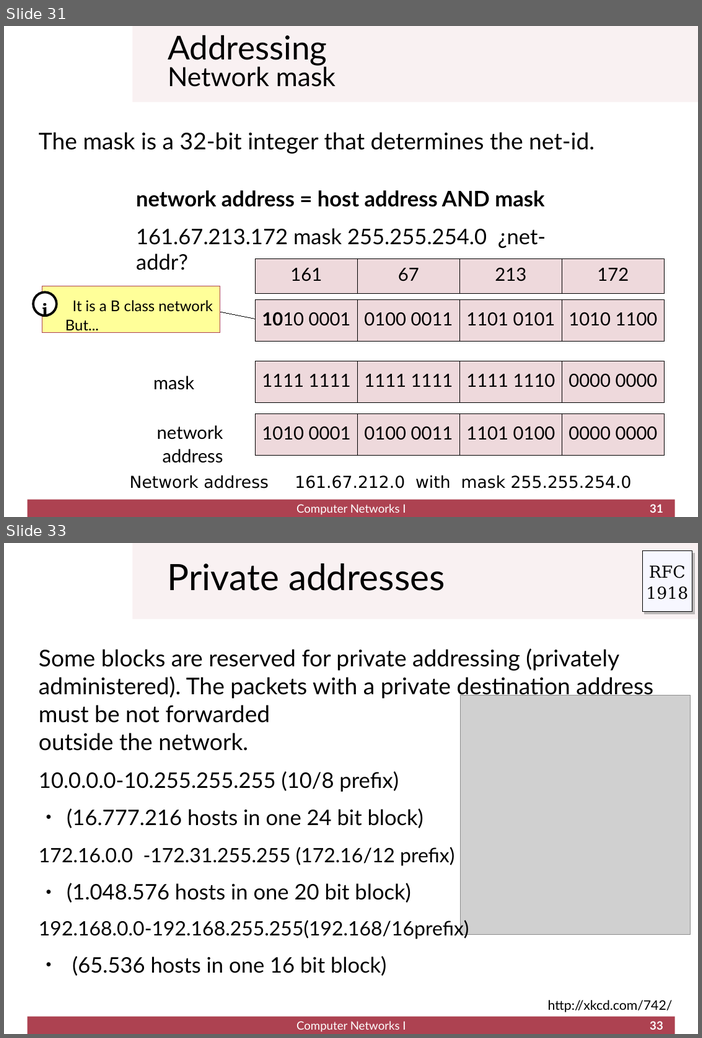
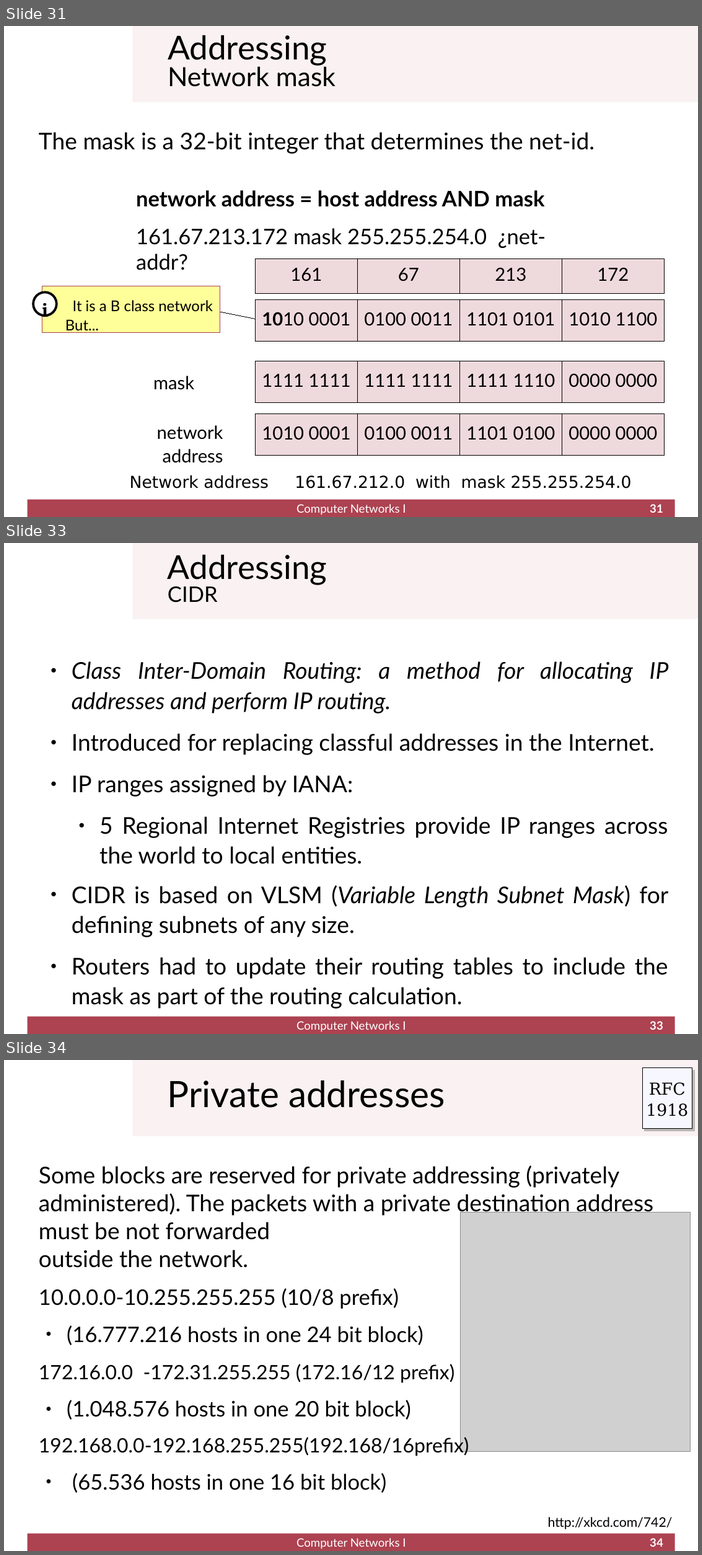
Before and after one commit to cletomartin/redes1, a slide deck: _downloads/21aa61b227b4c0dae4862a599d5031c3/network.odp. Shown one above the other, each under a label of ours: slides 31 and 33 before the commit, slides 31, 33 and 34 after it; the slides between them are not shown. The pictures are 702x1038 and 702x1555 pixels, drawn with LibreOffice and Linux fonts; fonts in the diff are those of the drawing; grey boxes stand for pictures; background and template pictures are left out. Boxes give left, top, right and bottom in pixels: in the first picture for what was removed or moved away, otherwise in the second. Text is boxed around its words. In the diff, an @@ line names an element or a change of style, - is before the commit and + after.

```diff
--- a/_downloads/21aa61b227b4c0dae4862a599d5031c3/network.odp
+++ b/_downloads/21aa61b227b4c0dae4862a599d5031c3/network.odp
@@ slide 33 added at (4, 543, 698, 1034), background #FFFFFF; not listed: 2 template elements that a slide beside it also shows @@
@@ title added at (168, 554, 327, 603), 40 pt, text #000000 @@
+Addressing
+CIDR
@@ text added at (72, 661, 669, 979), 28 pt, text #000000 @@
+● Class Inter-Domain Routing: a method for allocating IP addresses and perform IP routing.
+● Introduced for replacing classful addresses in the Internet.
+● IP ranges assigned by IANA:
+  ● 5 Regional Internet Registries provide IP ranges across the world to local entities.
+● CIDR is based on VLSM (Variable Length Subnet Mask) for defining subnets of any size.
+● Routers had to update their routing tables to include the mask as part of the routing calculation.
@@ text added at (297, 1021, 406, 1032), 14 pt, text #FFFFFF @@
+Computer Networks I
@@ page number added at (650, 1021, 664, 1030), 14 pt, text #FFFFFF, bold @@
+33
@@ what was slide 33 is now slide 34 @@
@@ page number at (650, 1538, 664, 1547): text changed @@
-33
+34
```
Also in this commit, not shown: 8 slides changed, 1 other slide added, 11 other files.
